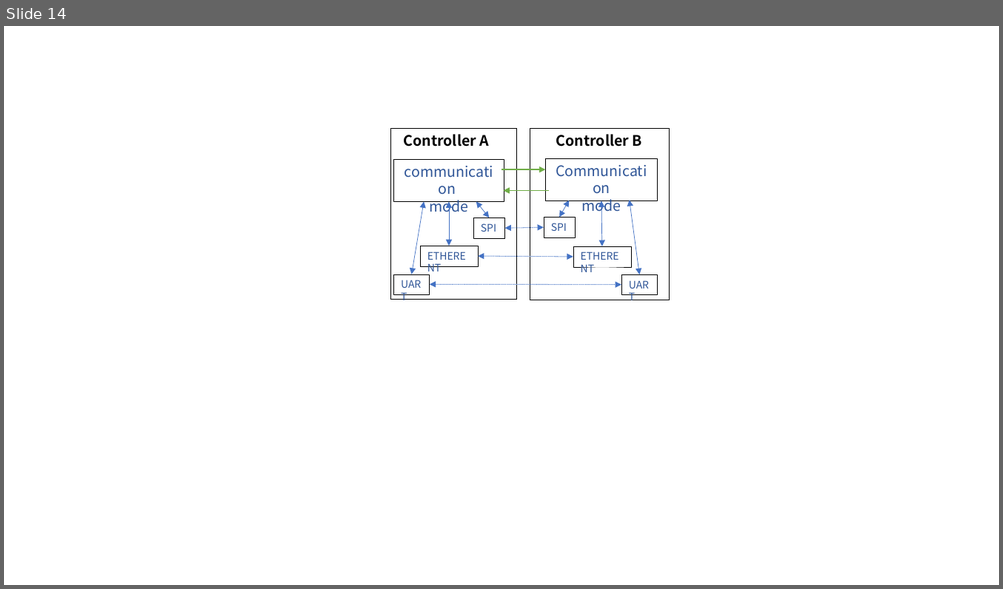
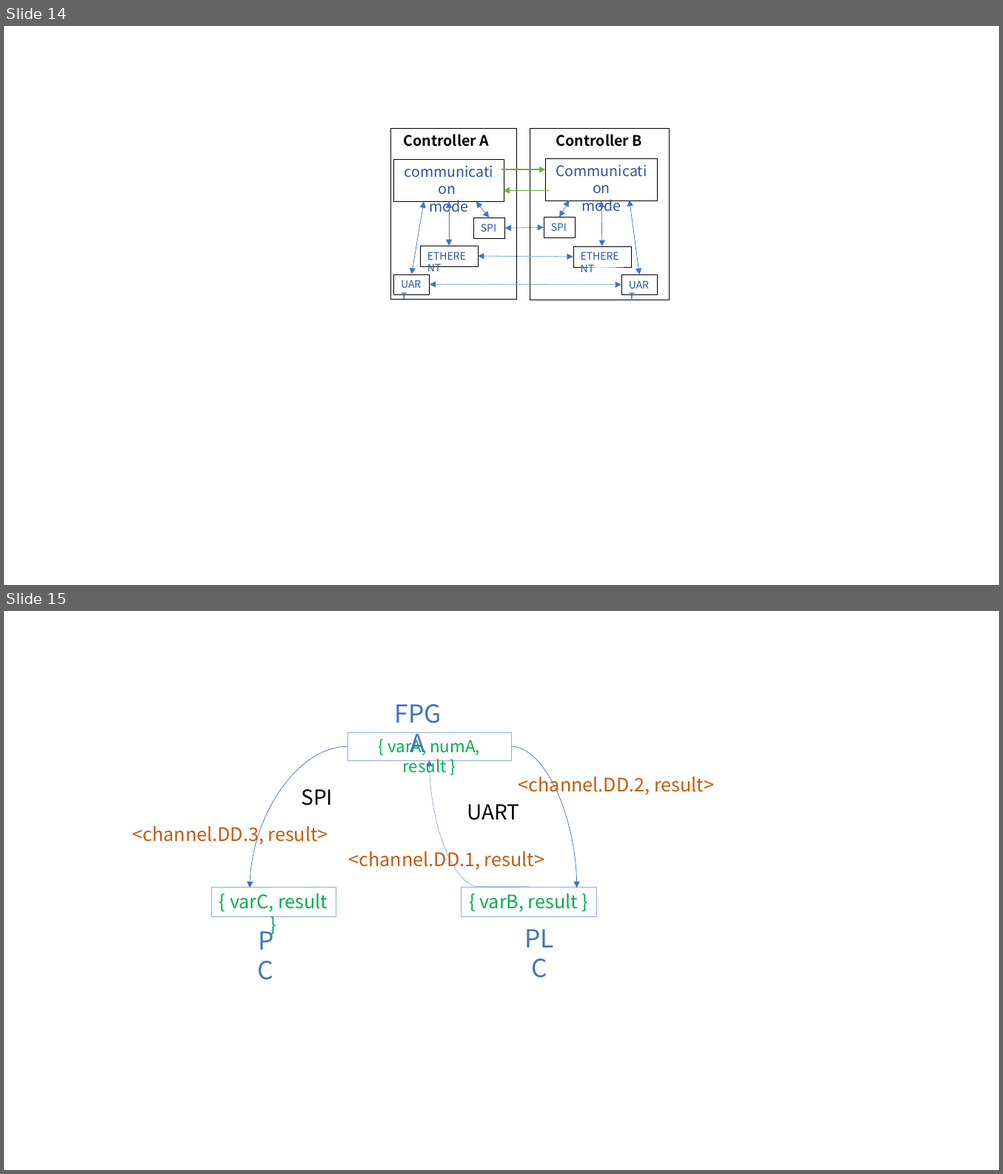
Before and after one commit to moondancefox/IMCL-codegeneration, a slide deck: 代码生成图集.pptx. Shown one above the other, each under a label of ours: slide 14 before the commit, slides 14 and 15 after it. The pictures are 1003x589 and 1003x1174 pixels, drawn with LibreOffice and Linux fonts; fonts in the diff are those of the drawing. Boxes give left, top, right and bottom in pixels: in the first picture for what was removed or moved away, otherwise in the second. Text is boxed around its words. In the diff, an @@ line names an element or a change of style, - is before the commit and + after.

```diff
--- a/代码生成图集.pptx
+++ b/代码生成图集.pptx
@@ slide 15 added at (4,611,999,1170), background #FFFFFF @@
@@ text added at (381,695,455,732), 24 pt, text #4472C4 @@
+FPGA
@@ rectangle added at (347,732,511,760), outline #8FAADC 0.25 pt, 16 pt, text #00B050 @@
+{ varA, numA, result }
@@ curved arrow added from (347, 747) to (250, 888), #4472C4 0.5 pt @@
@@ curved arrow added from (529, 887) to (430, 760), #4472C4 0.25 pt @@
@@ curved arrow added from (512, 747) to (577, 888), #4472C4 0.5 pt @@
@@ text added at (518,773,714,797), 18 pt, text #C55A11 @@
+<channel.DD.2, result>
@@ text added at (301,789,333,806), 20 pt, text #000000 @@
+SPI
@@ text added at (466,804,519,820), 20 pt, text #000000 @@
+UART
@@ text added at (132,822,328,846), 18 pt, text #C55A11 @@
+<channel.DD.3, result>
@@ text added at (349,848,544,871), 18 pt, text #C55A11 @@
+<channel.DD.1, result>
@@ rectangle added at (211,887,336,917), outline #8FAADC 0.25 pt, 18 pt, text #00B050 @@
+{ varC, result }
@@ rectangle added at (461,887,597,917), outline #8FAADC 0.25 pt, 18 pt, text #00B050 @@
+{ varB, result }
@@ text added at (512,920,567,957), 24 pt, text #4472C4 @@
+PLC
@@ text added at (244,922,288,960), 24 pt, text #4472C4 @@
+PC
```
Also in this commit, not shown: 1 slide changed, 1 other slide added, 20 other files.
